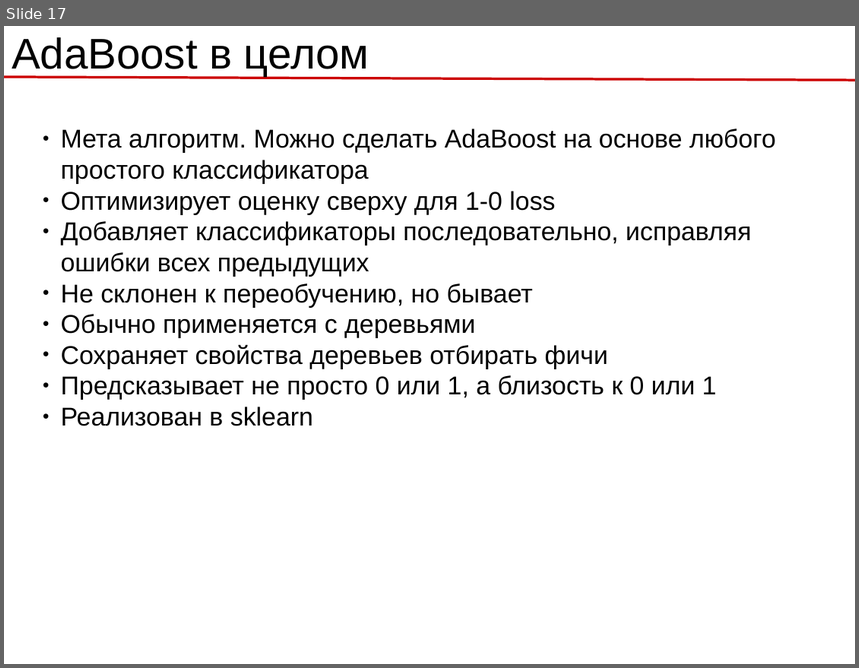
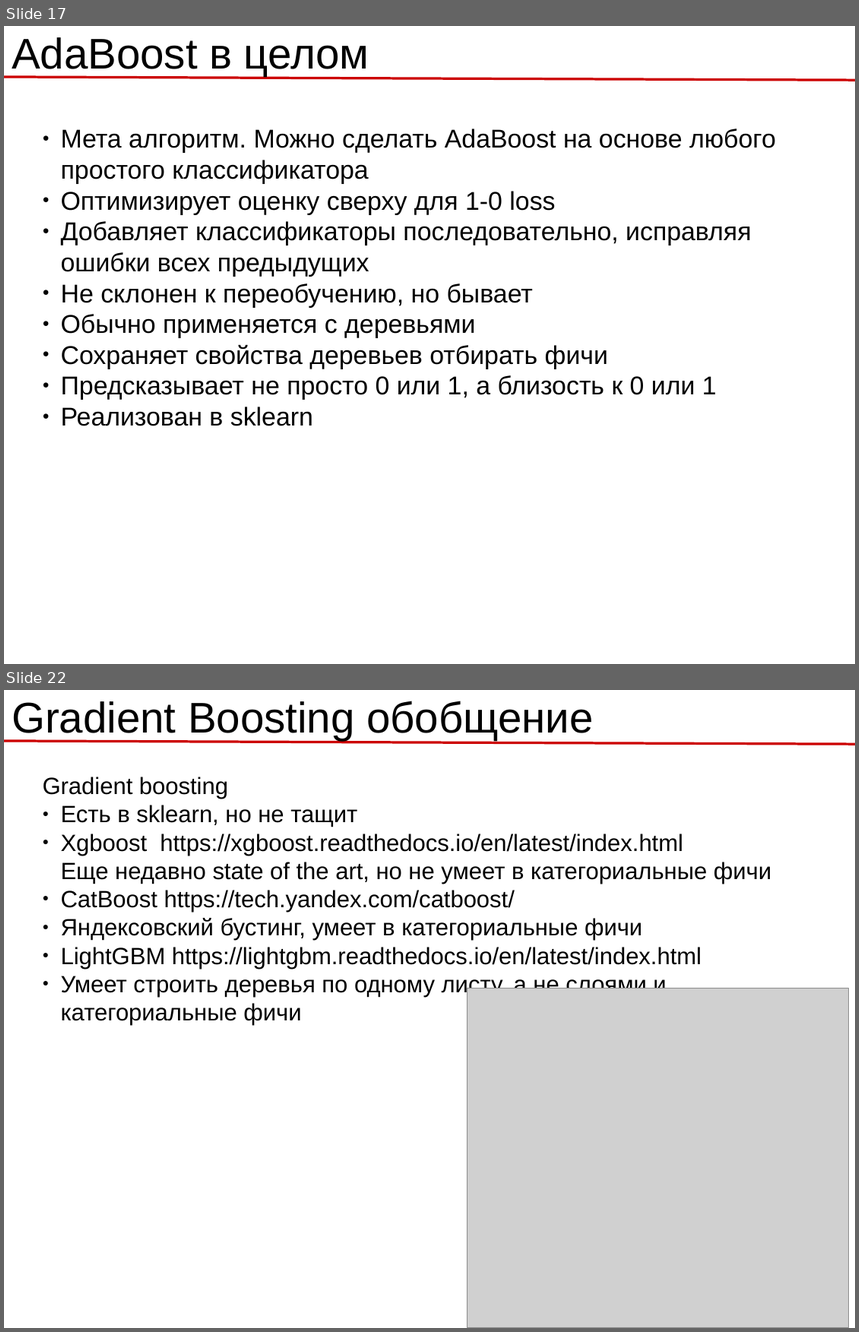
Before and after one commit to rykachevskiy/239, a slide deck: 5.Ensembles/5.2.Ensembles.odp. Shown one above the other, each under a label of ours: slide 17 before the commit, slides 17 and 22 after it; the slides between them are not shown. The pictures are 859x668 and 859x1332 pixels, drawn with LibreOffice and Linux fonts; fonts in the diff are those of the drawing; grey boxes stand for pictures. Boxes give left, top, right and bottom in pixels: in the first picture for what was removed or moved away, otherwise in the second. Text is boxed around its words. In the diff, an @@ line names an element or a change of style, - is before the commit and + after.

```diff
--- a/5.Ensembles/5.2.Ensembles.odp
+++ b/5.Ensembles/5.2.Ensembles.odp
@@ slide 22 added at [4,690,855,1328], background #FFFFFF; not listed: 1 template element that a slide beside it also shows @@
@@ title added at [12,701,593,741], 40 pt, text #000000 @@
+Gradient Boosting обобщение
@@ text added at [43,777,772,1025], 22 pt, text #000000 @@
+Gradient boosting
+● Есть в sklearn, но не тащит
+● Xgboost https://xgboost.readthedocs.io/en/latest/index.html
+  Еще недавно state of the art, но не умеет в категориальные фичи
+● CatBoost https://tech.yandex.com/catboost/
+● Яндексовский бустинг, умеет в категориальные фичи
+● LightGBM https://lightgbm.readthedocs.io/en/latest/index.html
+● Умеет строить деревья по одному листу, а не слоями и категориальные фичи
@@ picture added at [468,989,849,1328] @@
```
Also in this commit, not shown: 1 slide changed, 13 other slides added, 2 slides removed, 4 other files.
